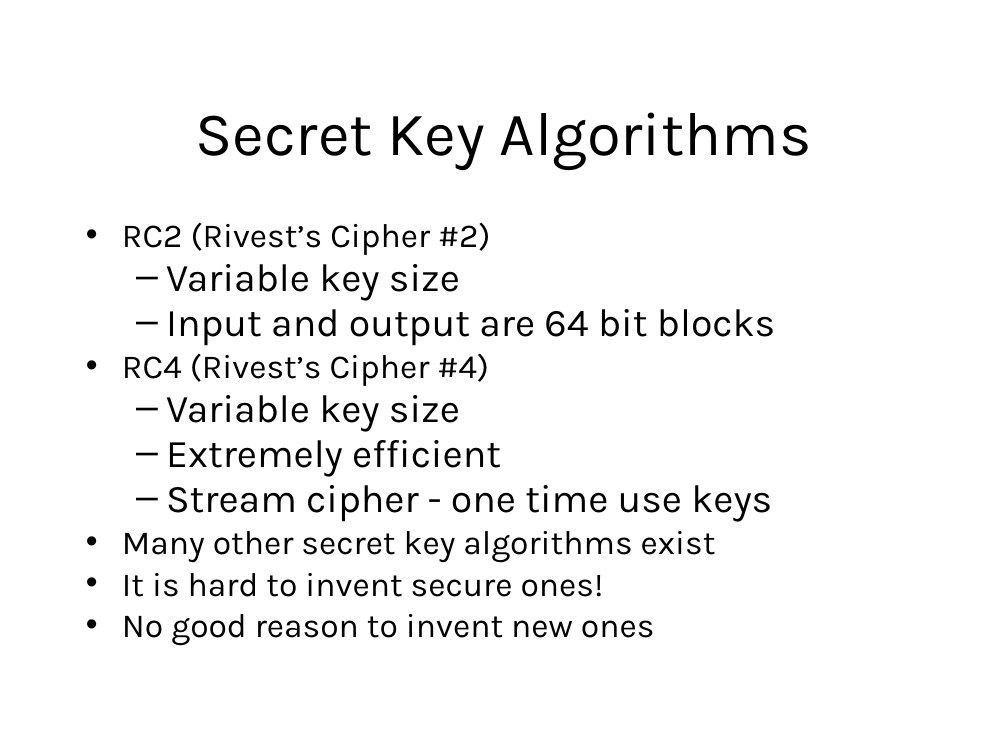
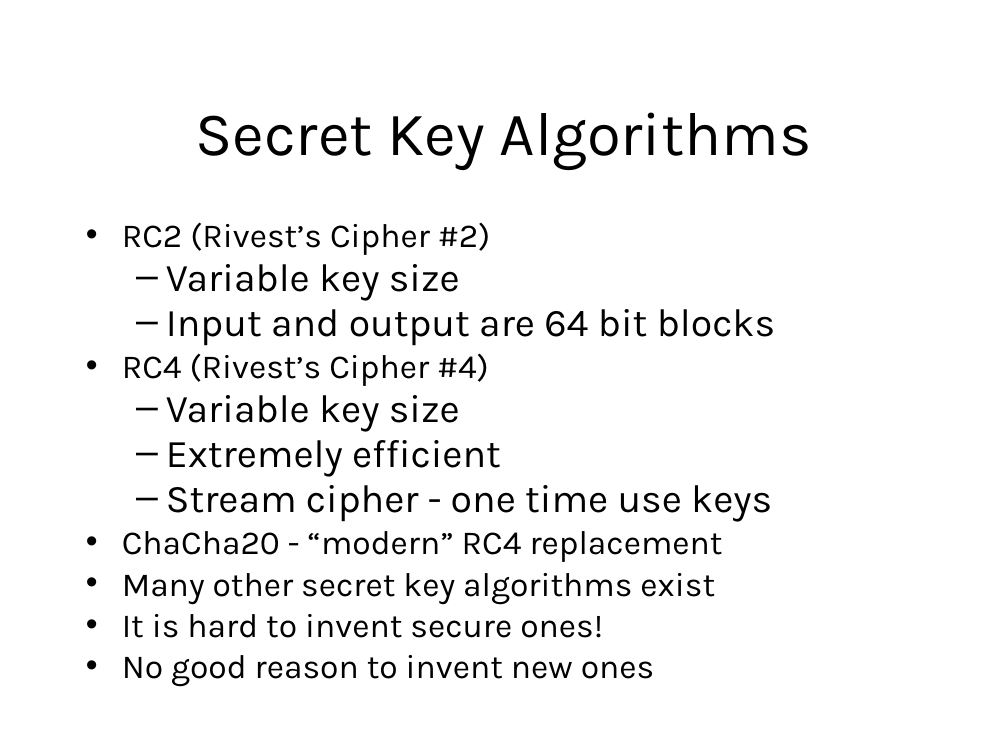
Before and after one commit to sftcd/cs7053, a slide deck: slide 19 of lectures/03-crypto/03-crypto.ppt. Drawn at 1008x756 pixels with LibreOffice and Linux fonts; fonts in the diff are those of the drawing. Boxes give left, top, right and bottom in pixels: in the first picture for what was removed or moved away, otherwise in the second. Text is boxed around its words. In the diff, an @@ line names an element or a change of style, - is before the commit and + after.

```diff
--- a/lectures/03-crypto/03-crypto.ppt
+++ b/lectures/03-crypto/03-crypto.ppt
@@ text at (x1=122, y1=531, x2=723, y2=562): paragraph added @@
+• ChaCha20 - “modern” RC4 replacement
```
Also in this commit, not shown: 79 other slides changed, 2 other files.
